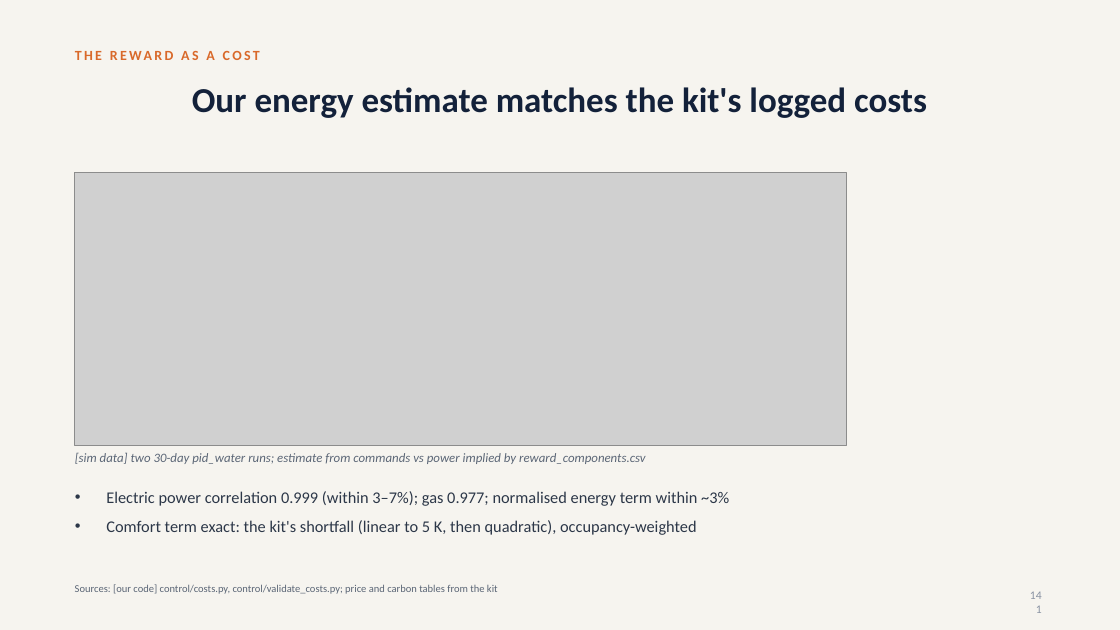
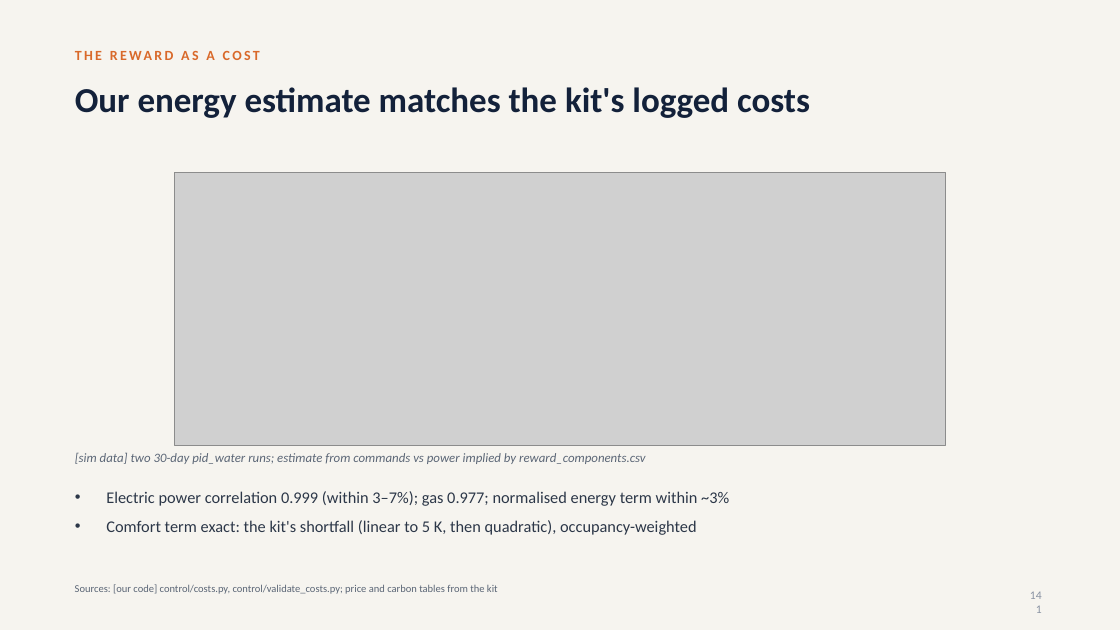
Before and after one commit to srivathsanb14/working-code, a slide deck: slide 141 of docs/One_Controller_for_Every_Building_meeting.pptx. Drawn at 1120x630 pixels with LibreOffice and Linux fonts; fonts in the diff are those of the drawing; grey boxes stand for pictures. Boxes give left, top, right and bottom in pixels: in the first picture for what was removed or moved away, otherwise in the second. Text is boxed around its words. In the diff, an @@ line names an element or a change of style, - is before the commit and + after.

```diff
--- a/docs/One_Controller_for_Every_Building_meeting.pptx
+++ b/docs/One_Controller_for_Every_Building_meeting.pptx
@@ title "Our energy estimate matches the ..." at [75,87,810,118]: alignment centre to left @@
@@ picture: place and size @@
-picture at [75,172,846,445]
+picture at [174,172,945,445]
```
Also in this commit, not shown: 153 other slides changed, 4 other files.
